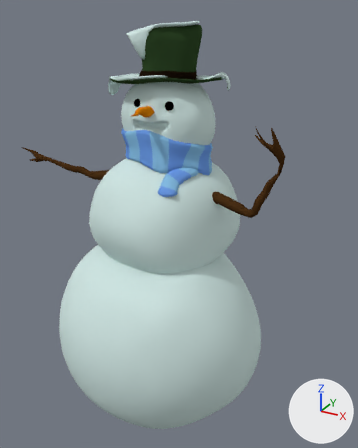
What one commit did to the Blender file blender/floe/objects/snowmen/new_snowmen.blend.
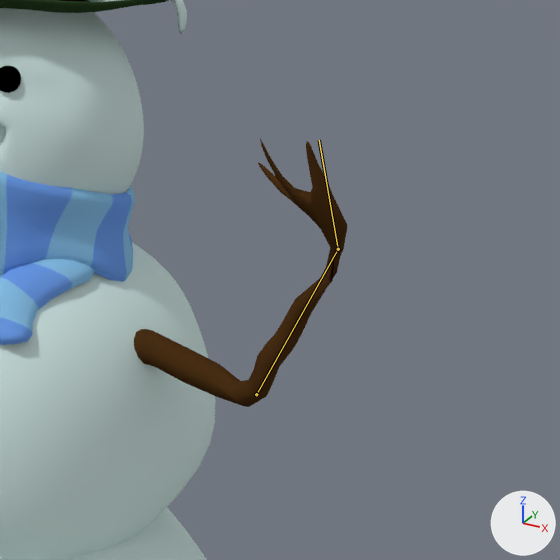
Each version is shown whole from a camera (50 mm lens) standing at (1.359, -2.158, 2.299) and looking at (0.105, 0.122, 1.159), then close up on the part from 46% to 100% of the width and 18% to 60% of the height. The axes (+X, +Y, +Z) are drawn at lower right. The lights are the same throughout. Both versions are drawn at frame 5 of the action 'waving'; the numbers are the values there. The bones that change are drawn over the model as lines in the close-ups.

Objects in the first close-up: 'snoe head', 'snow arm.l', 'snow hat', 'snow pancita', 'snow pancita abajo', 'snow scarf'.
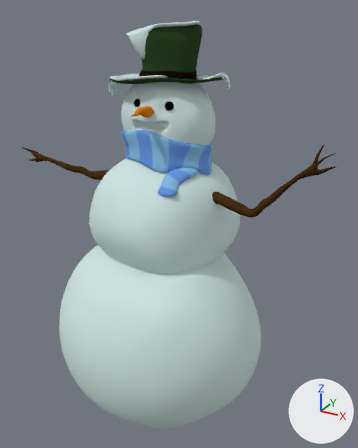
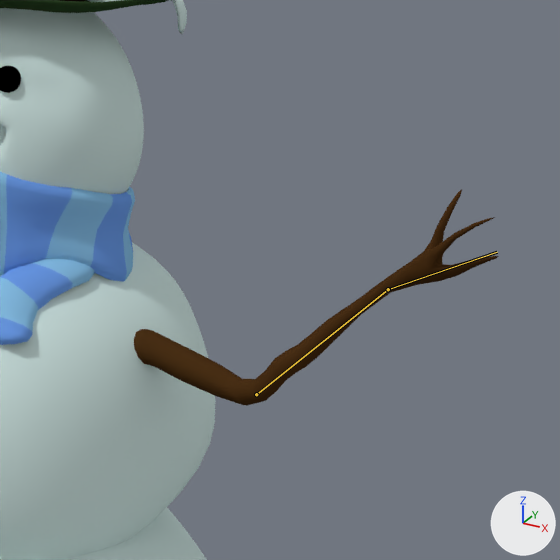
Commit message: Snow men Dancing animation

Patch to the scene script:
```diff
--- a/blender/floe/objects/snowmen/new_snowmen.blend.py
+++ b/blender/floe/objects/snowmen/new_snowmen.blend.py
@@ bone_bone_010 @@
 bone_bone_010 = bpy.data.objects['Armature'].pose.bones['Bone.010']  # child of 'Bone.007'
-bone_bone_010.rotation_quaternion = (0.94, 0.34, 0.0, 0.021)  # degrees (40, -1, 2)
+bone_bone_010.rotation_quaternion = (0.985, 0.174, 0.0, 0.011)  # degrees (20, 0, 1)
@@ bone_bone_011 @@
 bone_bone_011 = bpy.data.objects['Armature'].pose.bones['Bone.011']  # child of 'Bone.010'
-bone_bone_011.rotation_quaternion = (0.827, 0.562, -0.027, 0.004)  # degrees (68, -3, -1)
+bone_bone_011.rotation_quaternion = (0.956, 0.077, -0.001, 0.004)  # degrees (9, 0, 0)
```

Where the change shows, as pixel boxes [x1, y1, x2, y2] in the close-ups (560 x 560 px):
'snow arm.l', posed (71% wider, 19% shorter)
    before: [134, 139, 347, 407]
    after: [134, 189, 499, 406]
bone 'Bone.010', root to tip
    before: (256, 394) to (338, 249)
    after: (256, 394) to (388, 289)
bone 'Bone.011', root to tip
    before: (338, 249) to (319, 140)
    after: (388, 289) to (497, 252)
